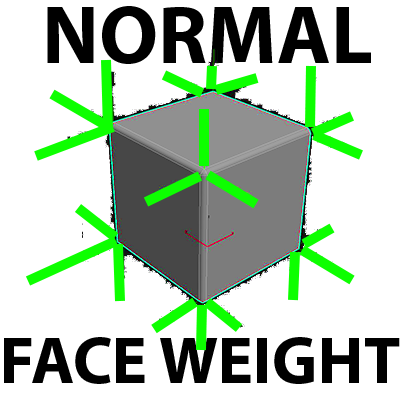
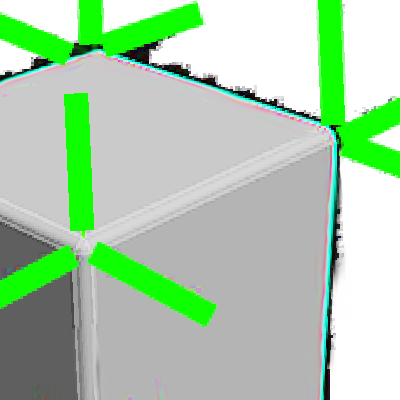
The second 400×400 image is a revision of the first. Changes to its layers:
painted on "Layer 7" over 0, 93, 259, 329
painted on "Layer 6" over 0, 0, 400, 400
painted on "ggggg copy" over 0, 0, 400, 400
painted on "ggggg" over 0, 0, 400, 400
hid "NORMAL", painted on it over 47, 6, 371, 64
hid "FACE WEIGHT", painted on it over 4, 337, 400, 384
